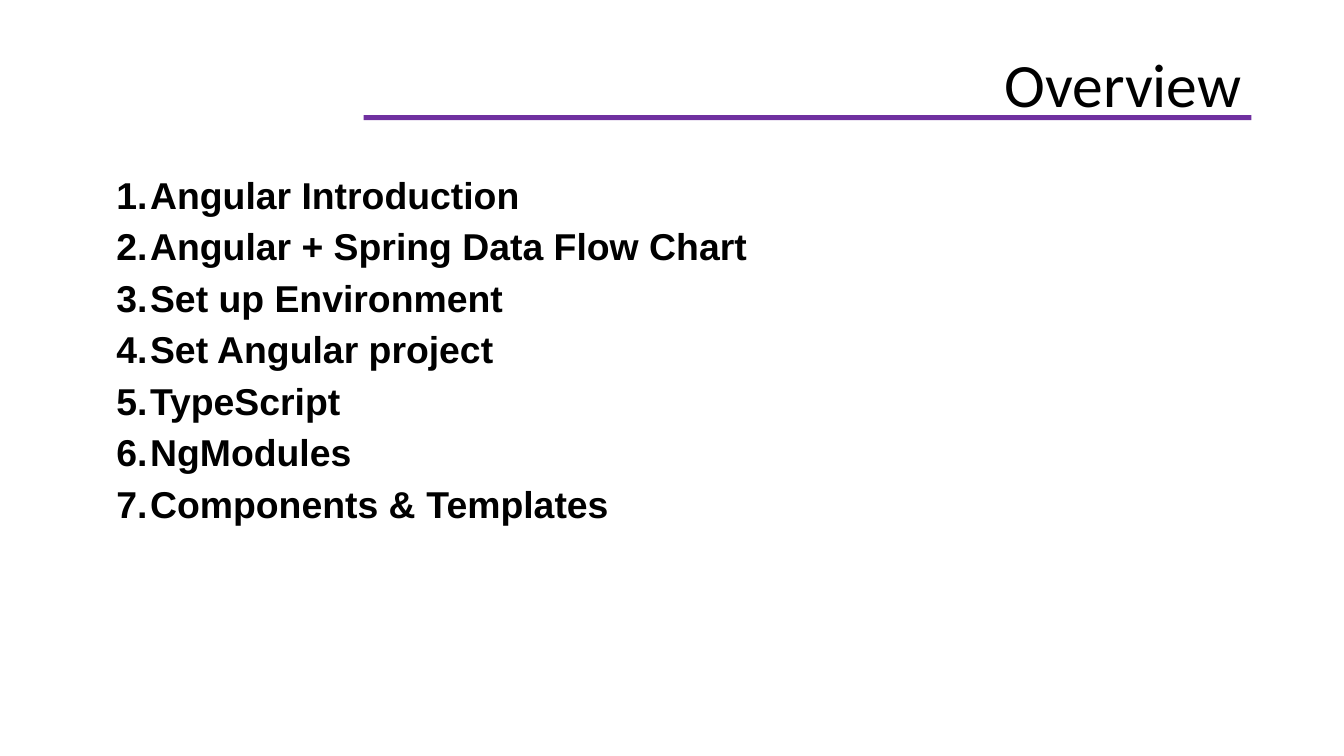
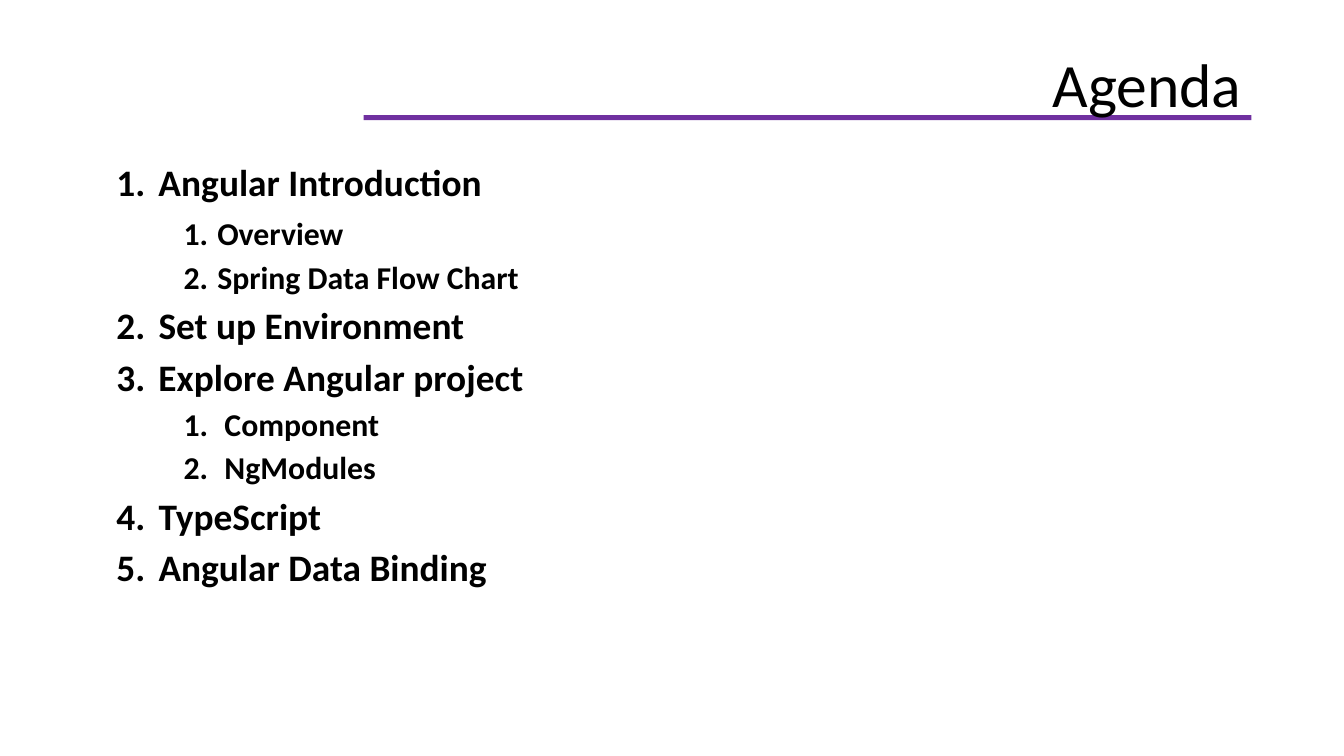
Before and after one commit to helenhash/angular-training, a slide deck: slide 2 of docs/Angular Training.pptx. Drawn at 1344x756 pixels with LibreOffice and Linux fonts; fonts in the diff are those of the drawing; background and template pictures are left out. Boxes give left, top, right and bottom in pixels: in the first picture for what was removed or moved away, otherwise in the second. Text is boxed around its words. In the diff, an @@ line names an element or a change of style, - is before the commit and + after.

```diff
--- a/docs/Angular Training.pptx
+++ b/docs/Angular Training.pptx
@@ title at bbox=[1053, 64, 1242, 120]: text changed @@
-Overview
+Agenda
@@ text "Angular Introduction": place and size @@
-text "Angular Introduction" at bbox=[116, 182, 747, 526]
+text "Angular Introduction" at bbox=[158, 169, 523, 588]
@@ text at bbox=[158, 169, 481, 536]: font Arial to Calibri in "Angular Introduction", "Set up Environment", "TypeScript"; less space between paragraphs @@
@@ text at bbox=[217, 222, 519, 295]: text changed; size 20 to 17 pt; font Arial to Calibri @@
-2. Angular + Spring Data Flow Chart
+  1. Overview
+  2. Spring Data Flow Chart
@@ text at bbox=[158, 364, 523, 485]: text changed; font Arial to Calibri @@
-4. Set Angular project
+3. Explore Angular project
+  1. Component
+  2. NgModules
@@ text at bbox=[159, 554, 487, 588]: text changed; font Arial to Calibri @@
-6. NgModules
-7. Components & Templates
+5. Angular Data Binding
```
Also in this commit, not shown: 43 other slides changed, 9 slides added, 9 slides removed, 18 other files.
